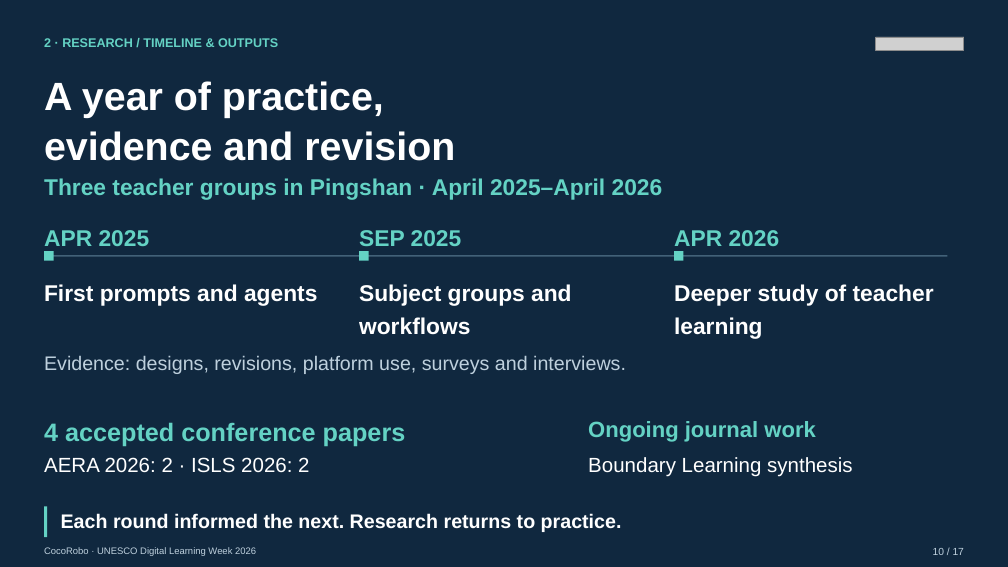
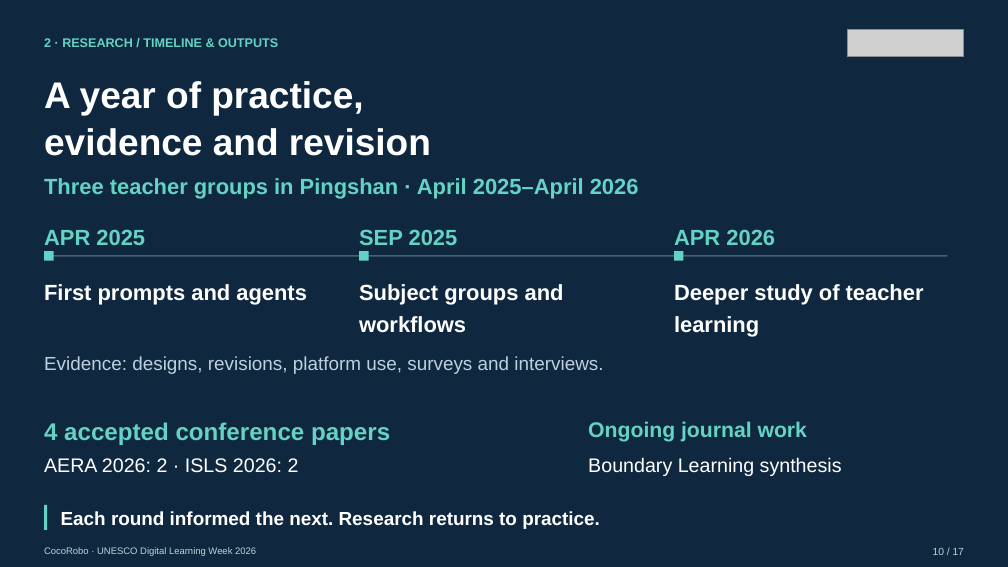
Before and after one commit to tonyxinvip/slides, a slide deck: slide 10 of teacher-agent-creators-10min/downloads/UNESCO_Teacher_AI_Agents_EN.pptx. Drawn at 1008x567 pixels with LibreOffice and Linux fonts; fonts in the diff are those of the drawing; grey boxes stand for pictures. Boxes give left, top, right and bottom in pixels: in the first picture for what was removed or moved away, otherwise in the second. Text is boxed around its words. In the diff, an @@ line names an element or a change of style, - is before the commit and + after.

```diff
--- a/teacher-agent-creators-10min/downloads/UNESCO_Teacher_AI_Agents_EN.pptx
+++ b/teacher-agent-creators-10min/downloads/UNESCO_Teacher_AI_Agents_EN.pptx
@@ picture: place and size @@
-picture at bbox=[876, 37, 964, 51]
+picture at bbox=[848, 30, 964, 57]
@@ text "A year of practice," at bbox=[44, 81, 431, 156]: size 37.5 to 35.2 pt @@
@@ size 21.8 to 20.9 pt; line spacing 1.2 to 1.22 in 7 elements at bbox=[44, 178, 639, 199], bbox=[44, 229, 145, 245], bbox=[44, 284, 307, 305], bbox=[359, 229, 458, 245], bbox=[359, 284, 564, 333], bbox=[674, 229, 775, 245], bbox=[674, 284, 924, 337] @@
@@ text "Evidence: designs, revisions, platform use, ..." at bbox=[44, 356, 603, 374]: size 18.8 to 18 pt; line spacing 1.2 to 1.22 @@
@@ text "4 accepted conference papers" at bbox=[44, 422, 390, 445]: size 24 to 23 pt; line spacing 1.2 to 1.22 @@
@@ text "Ongoing journal work" at bbox=[588, 421, 807, 442]: size 21 to 20.2 pt; line spacing 1.2 to 1.22 @@
@@ text "AERA 2026: 2 · ISLS ..." at bbox=[44, 458, 299, 473]: size 19.5 to 18.8 pt; line spacing 1.2 to 1.22 @@
@@ text "Boundary Learning synthesis" at bbox=[588, 457, 842, 476]: size 19.5 to 18.8 pt; line spacing 1.2 to 1.22 @@
@@ rectangle: place and size @@
-rectangle at bbox=[44, 507, 47, 538]
+rectangle at bbox=[44, 505, 47, 530]
@@ text "Each round informed the next. ..." at bbox=[61, 511, 600, 529]: size 18.8 to 18 pt; line spacing 1.2 to 1.18 @@
```
Also in this commit, not shown: 15 other slides changed, 11 other files.
